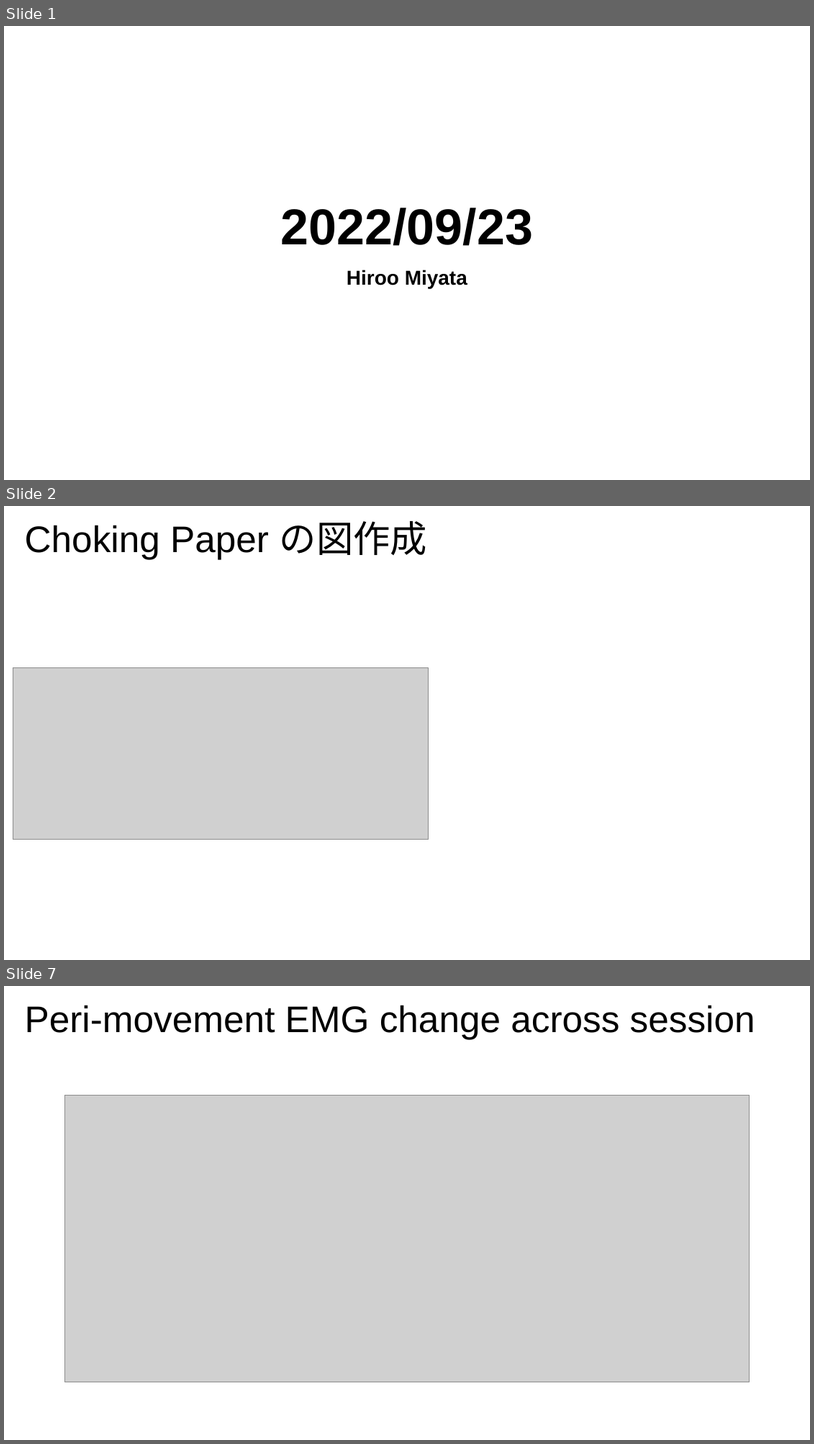
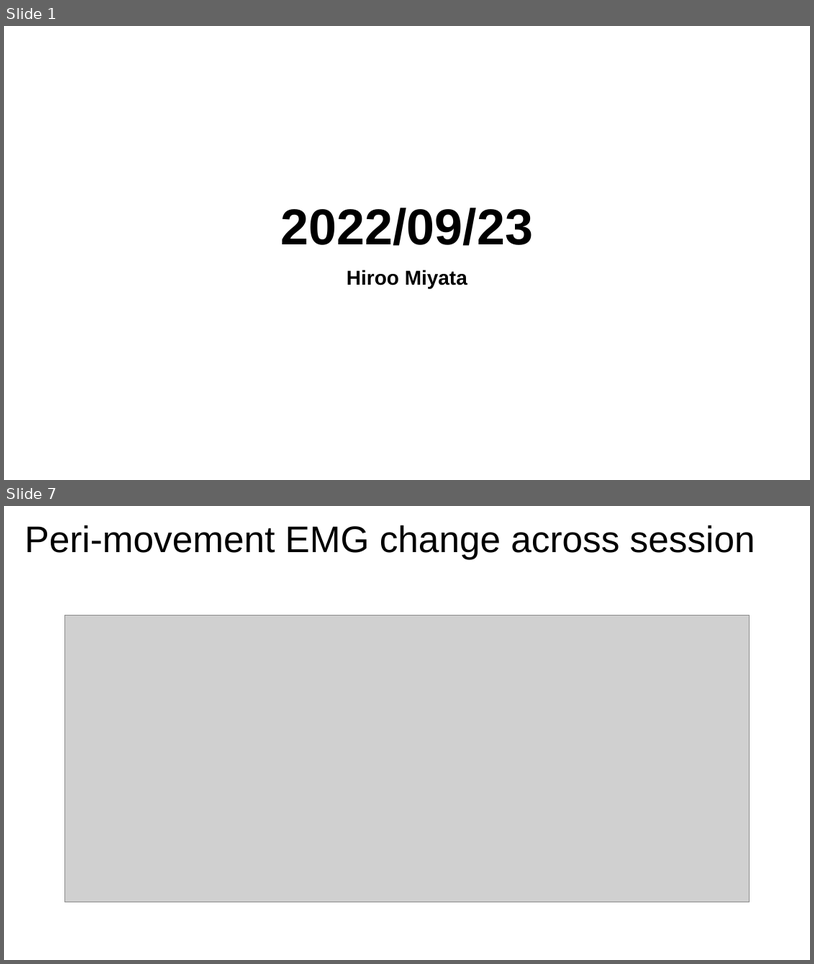
Before and after one commit to Hiroo-Miyata/chase-lab, a slide deck: report/20220923.pptx. Shown one above the other, each under a label of ours: slides 1, 2 and 7 before the commit, slides 1 and 7 after it; the slides between them are not shown. The pictures are 814x1444 and 814x964 pixels, drawn with LibreOffice and Linux fonts; fonts in the diff are those of the drawing; grey boxes stand for pictures. Boxes give left, top, right and bottom in pixels: in the first picture for what was removed or moved away, otherwise in the second. Text is boxed around its words. In the diff, an @@ line names an element or a change of style, - is before the commit and + after.

```diff
--- a/report/20220923.pptx
+++ b/report/20220923.pptx
@@ slide 2 removed at (4, 506, 810, 960), background #FFFFFF @@
@@ title removed at (25, 521, 427, 559) @@
-Choking Paper の図作成
@@ picture removed at (13, 668, 429, 839) @@
```
Also in this commit, not shown: 1 slide changed, 5 slides added, 3 other slides removed, 2 other files.
